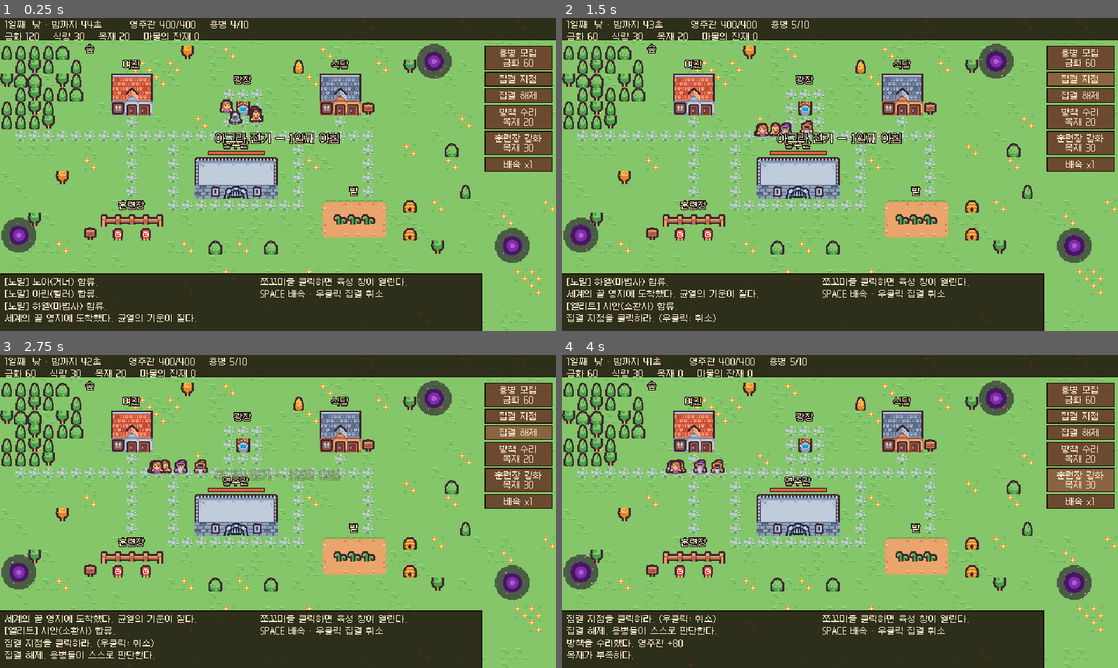
Above: before the commit, frames 1-4 (two rows, left to right).
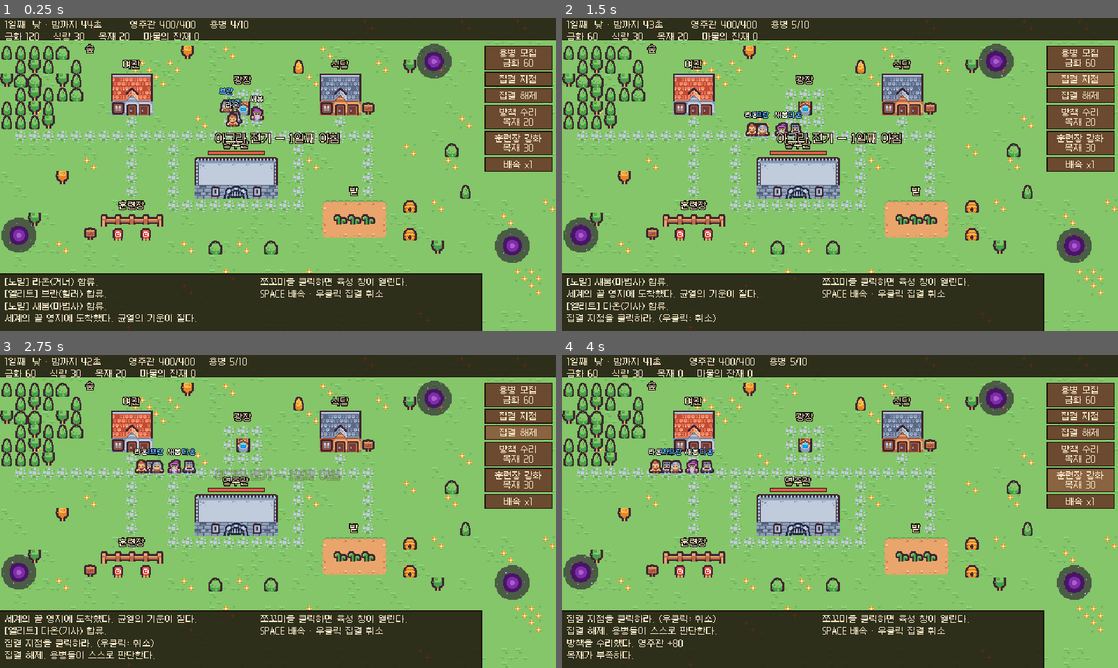
Above: after the commit, the same moments.

Repository: minjs-maxjs/game2
Game: Godot game, scene res://scenes/main.tscn
The game is run twice, just before and just after one commit, with the same random seed, the same clock (stepped at 60 frames per second) and the same inputs.
Inputs:
- Up to frame 1 (0.25 s): no input
- Up to frame 2 (1.5 s): click "용병 모집 금화 60" at 0.5 s; click "집결 지점" at 1.25 s
- Up to frame 3 (2.75 s): click "집결 해제" at 2 s
- Up to frame 4 (4 s): click "방책 수리 목재 20" at 2.75 s; click "훈련장 강화 목재 30" at 3.5 s

The runs differ from the first frame. In frame 1, 0.6% of the frame differs, in the area x 1-48%, y 22-94%; in frame 2, 0.7%; in frame 3, 0.8%, in the area x 7-38%, y 29-90%; in frame 4, 0.7%.

Commit message:
쪼꼬미 성별과 성별별 이름, 머리 위 이름표 추가
- 탄생 시 성별(남/여) 결정, 성별마다 이름 목록 분리
- 모든 쪼꼬미 머리 위에 이름 표시(등급 색), 행동 표시는 그 위로
- 육성 창에 성별 표시

Co-Authored-By: Claude Opus 5.5 <noreply@anthropic.com>

Diff:
--- a/scripts/main.gd
+++ b/scripts/main.gd
@@ -475,7 +475,7 @@
 	var g: Dictionary = m.grade_info()
 	var j: Dictionary = m.job()
 	var gc: String = (g["color"] as Color).to_html(false)
-	var t := "[color=#%s]◆ %s[/color]  %s  Lv.%d\n" % [gc, g["name"], m.merc_name, m.level]
+	var t := "[color=#%s]◆ %s[/color]  %s (%s)  Lv.%d\n" % [gc, g["name"], m.merc_name, m.gender, m.level]
 	t += "%s  [color=#a89878](%s %d단계 · %s)[/color]\n" % [m.title(), j["name"], m.tier + 1, j["role"]]
 	t += "경험치 %d / %d\n" % [int(m.xp), int(m.xp_needed())]
 	var parts: Array[String] = []
--- a/scripts/mercenary.gd
+++ b/scripts/mercenary.gd
@@ -6,9 +6,13 @@
 const JobData = preload("res://scripts/job_data.gd")
 const Summon = preload("res://scripts/summon.gd")
 
-const NAMES := ["로웬", "카일", "미르", "세라", "브란", "테오", "리나", "도건",
-	"하엘", "유나", "오린", "베스", "가람", "솔", "에단", "마루", "이든", "펠",
-	"루카", "아린", "보리", "시안", "다온", "하루", "노아", "모모", "콩이", "별이"]
+## 성별마다 이름 목록이 따로 있다. 다 쓰면 겹쳐도 된다.
+const NAMES := {
+	"남": ["로웬", "카일", "브란", "테오", "도건", "오린", "가람", "에단", "이든", "펠",
+		"루카", "보리", "노아", "한결", "도윤", "마루", "솔", "준"],
+	"여": ["세라", "리나", "하엘", "유나", "베스", "미르", "아린", "시안", "다온", "하루",
+		"모모", "콩이", "별이", "소이", "라온", "나비", "윤슬", "새봄"],
+}
 ## 같은 묶음 안의 특성은 함께 가질 수 없다. 빈 문자열은 '특성 없음'.
 const TRAIT_GROUPS := [["근면", "게으름", ""], ["겁쟁이", "용맹", ""], ["동료애", "대식가", ""]]
 
@@ -19,6 +23,7 @@
 
 var game
 var merc_name := ""
+var gender := "남"   # "남" / "여"
 var job_id := "knight"
 var tier := 0
 var grade := 0
@@ -67,12 +72,14 @@
 
 ## 태어날 때 모든 것이 정해진다. forced_job이 비어 있으면 직업도 무작위.
 func roll_identity(rng: RandomNumberGenerator, forced_job: String = "", taken: Array[String] = []) -> void:
+	gender = "남" if rng.randf() < 0.5 else "여"
+	var pool: Array = NAMES[gender]
 	var free_names: Array = []
-	for n in NAMES:
+	for n in pool:
 		if not taken.has(n):
 			free_names.append(n)
 	if free_names.is_empty():
-		free_names = NAMES.duplicate()
+		free_names = pool.duplicate()
 	merc_name = free_names[rng.randi() % free_names.size()]
 	var ids: Array = JobData.JOBS.keys()
 	job_id = forced_job if forced_job != "" else ids[rng.randi() % ids.size()]
@@ -499,11 +506,17 @@
 		draw_line(Vector2(0, -8), flash_to + Vector2(0, -6), flash_color, 1.0)
 	if splash_t > 0.0:
 		draw_arc(splash_at + Vector2(0, -6), 18.0 + tier * 5.0, 0.0, TAU, 20, Color(0.8, 0.6, 1.0, 0.7), 1.0)
-	# 행동 이름은 선택했을 때만, 위급 상태는 항상 표시 (겹침 방지)
-	if game.selected != self and not (activity in ["후퇴", "친구 구출", "배고픔", "치유"]):
-		return
 	var f: Font = game.font_s
-	var w := f.get_string_size(activity, HORIZONTAL_ALIGNMENT_LEFT, -1, 8).x
-	var tp := Vector2(floorf(-w / 2.0), -22)
-	draw_string_outline(f, tp, activity, HORIZONTAL_ALIGNMENT_LEFT, -1, 8, 2, Color(0, 0, 0, 0.8))
-	draw_string(f, tp, activity, HORIZONTAL_ALIGNMENT_LEFT, -1, 8, Color(1, 1, 1, 0.9))
+	# 이름은 항상 머리 위에 (등급 색). 체력바 바로 위.
+	var name_col: Color = gcol if grade > 0 else Color(0.95, 0.92, 0.85)
+	_label(f, merc_name, -21, name_col)
+	# 행동 이름은 선택했을 때와 위급 상태일 때만, 이름 위에 (겹침 방지)
+	if game.selected == self or activity in ["후퇴", "친구 구출", "배고픔", "치유"]:
+		_label(f, activity, -29, Color(1, 1, 1, 0.85))
+
+
+func _label(f: Font, text: String, y: float, col: Color) -> void:
+	var w := f.get_string_size(text, HORIZONTAL_ALIGNMENT_LEFT, -1, 8).x
+	var tp := Vector2(floorf(-w / 2.0), y)
+	draw_string_outline(f, tp, text, HORIZONTAL_ALIGNMENT_LEFT, -1, 8, 2, Color(0, 0, 0, 0.85))
+	draw_string(f, tp, text, HORIZONTAL_ALIGNMENT_LEFT, -1, 8, col)
Binary file changed: docs/screenshots/day.png
Binary file changed: docs/screenshots/night.png
